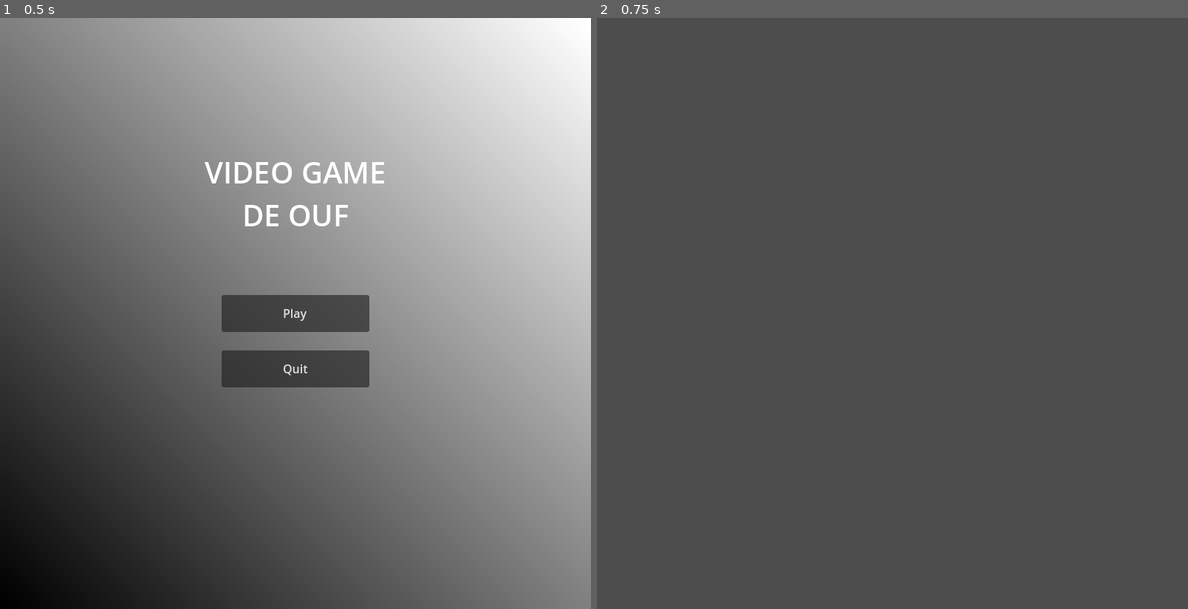
Above: before the commit, frames 1-2 (left to right).
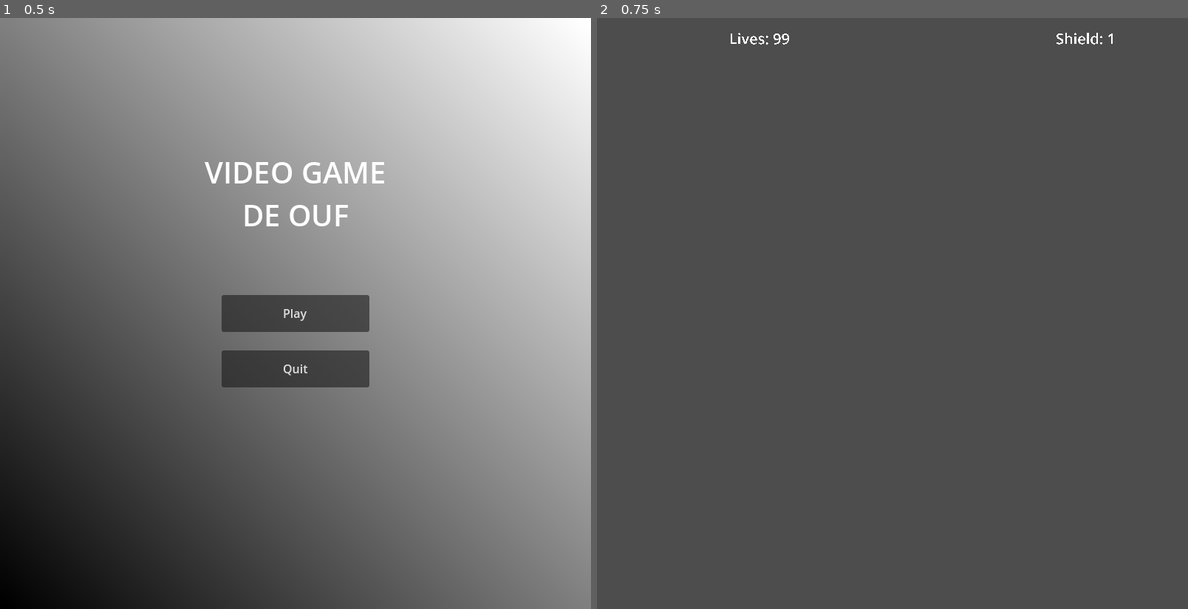
Above: after the commit, the same moments.

Repository: ChevalMonsieur/sae_projet_innov
Game: Godot game, scene res://scenes/main_menu.tscn
Same seed, same stepped clock (60 frames per second), same inputs: the game is played once before the commit and once after it.
Inputs:
- Up to frame 1 (0.5 s): no input
- Up to frame 2 (0.75 s): click "Play" at 0.5 s

Frame 1 is identical in both runs. In frame 2, 0.1% of the frame differs, in the area x 22-88%, y 2-5%.

Commit message:
Ajout des compteurs de vies et de shields avec les méthodes addLife/shield et loseLife/Shield

Diff:
--- a/projet_godot/scenes/actual_game.tscn
+++ b/projet_godot/scenes/actual_game.tscn
@@ -1,3 +1,27 @@
-[gd_scene format=3 uid="uid://ctd5g0r1nj7rx"]
+[gd_scene load_steps=2 format=3 uid="uid://ctd5g0r1nj7rx"]
+
+[ext_resource type="Script" path="res://scripts/GlobalData.gd" id="1_700mr"]
 
 [node name="ActualGame" type="Node2D"]
+
+[node name="GlobalData" type="Node2D" parent="."]
+script = ExtResource("1_700mr")
+
+[node name="Camera2D" type="Camera2D" parent="."]
+position = Vector2(0, 8)
+
+[node name="lifecounter" type="Label" parent="Camera2D"]
+offset_left = -221.0
+offset_top = -386.0
+offset_right = 3979.0
+offset_bottom = 2338.0
+scale = Vector2(0.01, 0.01)
+theme_override_font_sizes/font_size = 2000
+
+[node name="shieldcounter" type="Label" parent="Camera2D"]
+offset_left = 221.0
+offset_top = -386.0
+offset_right = 4421.0
+offset_bottom = 2338.0
+scale = Vector2(0.01, 0.01)
+theme_override_font_sizes/font_size = 2000
--- /dev/null
+++ b/projet_godot/scripts/GlobalData.gd
@@ -0,0 +1,51 @@
+extends Node
+
+class_name GlobalData
+
+static var lives: int = 99
+static var shield: int = 1
+static var instance: GlobalData
+var life_label: Label
+var shield_label: Label
+
+func _ready() -> void:
+	instance = self
+
+	life_label = get_node("../Camera2D/lifecounter")
+	shield_label = get_node("../Camera2D/shieldcounter")
+	update_life_label()
+	update_shield_label()
+
+func update_life_label() -> void:
+	if life_label:
+		life_label.text = "Lives: %d" % lives
+
+func update_shield_label() -> void:
+	if shield_label:
+		shield_label.text = "Shield: %d" % shield
+
+static func add_life() -> void:
+	lives += 1
+	instance.update_life_label()
+	print("Life gained!")
+
+static func add_shield() -> void:
+	shield += 1
+	instance.update_shield_label()
+	print("Shield gained!")
+
+static func lose_life() -> void:
+	if lives > 0:
+		lives -= 1
+		instance.update_life_label()
+		print("Une vie perdue !")
+	else:
+		print("Game OVER !")
+
+static func lose_shield() -> void:
+	if shield > 0:
+		shield -= 1
+		instance.update_shield_label()
+		print("You lost 1 shield!")
+	else:
+		print("Game OVER !")
